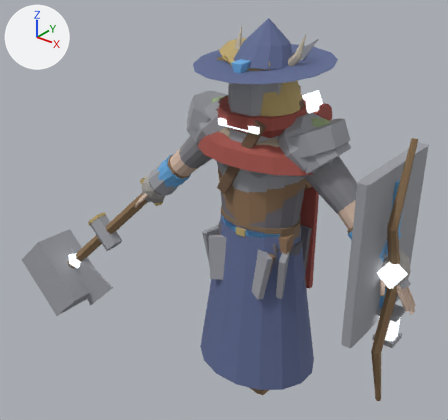
Before and after pictures for a commit that changed the glTF model art/creator/humanoid_heavy/export/humanoid_heavy_feminine.glb.
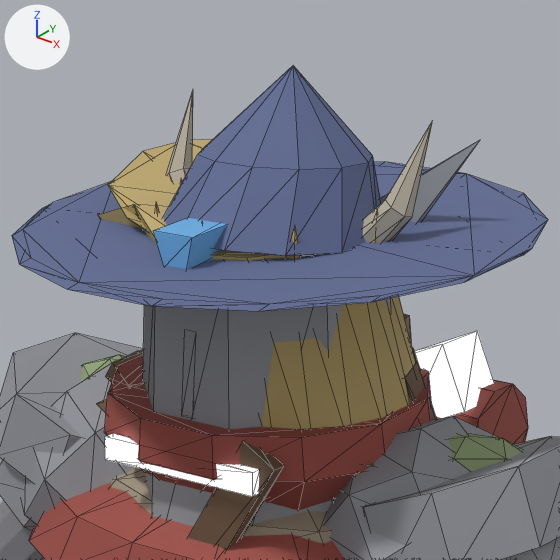
Old and new are each drawn whole from a camera (50 mm lens) standing at (1.83, -2.61, 2.66) and looking at (-0.36, 0.12, 0.96) and again close up on the part from 42% to 76% of the width and 0% to 36% of the height. Arrows for +X, +Y and +Z are at upper left; the lights stay in place. The last two pictures show the newer version. The close-ups show mesh edges as thin lines. Vertices at exactly the same position are counted once.

The scene before the commit, as lines of its bpy script (objects in view):
```python
me_part_face_eyepatch = bpy.data.meshes.new('part.face.eyepatch')
me_part_face_eyepatch.from_pydata(...)  # 40 vertices, 72 faces; spans x -0.251..0.369, y -0.182..0.205, z 1.652..1.795
me_part_face_eyepatch.materials.append(mat_cloth)
me_part_face_goggles = bpy.data.meshes.new('part.face.goggles')
me_part_face_goggles.from_pydata(...)  # 48 vertices, 84 faces; spans x -0.192..0.274, y -0.202..0.184, z 1.628..1.796
# faces by material slot: [60, 24]
me_part_face_goggles.materials.append(mat_cloth)
me_part_face_goggles.materials.append(mat_metal)
me_part_head_circlet = bpy.data.meshes.new('part.head.circlet')
me_part_head_circlet.from_pydata(...)  # 40 vertices, 72 faces; spans x -0.291..0.24, y -0.187..0.308, z 1.663..1.988
# faces by material slot: [60, 12]
me_part_head_circlet.materials.append(mat_metal)
me_part_head_circlet.materials.append(mat_emissive)
me_part_head_wide_hat = bpy.data.meshes.new('part.head.wide_hat')
me_part_head_wide_hat.from_pydata(...)  # 57 vertices, 106 faces; spans x -0.346..0.36, y -0.378..0.371, z 1.935..2.171
me_part_head_wide_hat.materials.append(mat_cloth)
ob_part_face_eyepatch = bpy.data.objects.new('part.face.eyepatch', me_part_face_eyepatch)
ob_part_face_eyepatch.location = (0.0, 0.0, 0.0)
ob_part_face_goggles = bpy.data.objects.new('part.face.goggles', me_part_face_goggles)
ob_part_face_goggles.location = (0.0, 0.0, 0.0)
ob_part_head_circlet = bpy.data.objects.new('part.head.circlet', me_part_head_circlet)
ob_part_head_circlet.location = (0.0, 0.0, 0.0)
ob_part_head_wide_hat = bpy.data.objects.new('part.head.wide_hat', me_part_head_wide_hat)
ob_part_head_wide_hat.location = (0.0, 0.0, 0.0)
# also in view: 'part.head.horns' at (0.0, 0.01, 2.0); 'part.shoulders.boulders' at (0.0, 0.03, 1.62); 'part.shoulders.pauldrons' at (0.0, 0.01, 1.57); 'part.shoulders.mantle' at (0.0, 0.0, 1.55); 'humanoid_heavy_feminine.001' at (0.0, -0.01, 0.98)
```
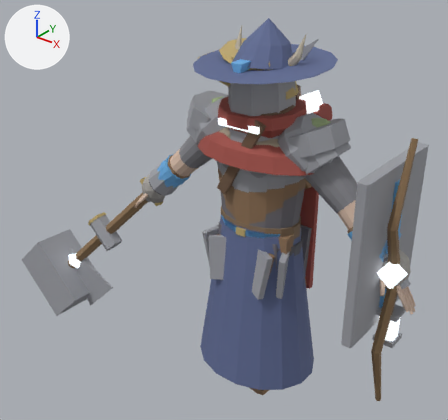
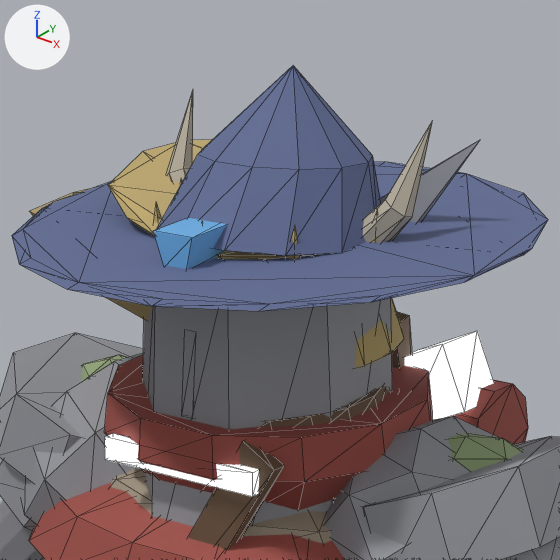
What differs and where, as boxes [x1, y1, x2, y2] in the close-ups (560 x 560 px):
```json
{"object": "part.head.circlet", "change": "reshaped", "before": [98, 204, 416, 429], "after": [29, 188, 404, 368], "on screen": "mostly hidden afterwards"}
{"object": "part.face.goggles", "change": "reshaped", "before": [97, 348, 436, 499], "after": [261, 386, 389, 427]}
{"object": "part.face.eyepatch", "change": "reshaped", "before": [105, 350, 440, 467], "on screen": "not visible afterwards"}
```

The change, as JSON lines over the scene's bpy script:
```json
{"block": "me_part_face_eyepatch", "where": "# used by ob_part_face_eyepatch; location = (0.0, 0.0, 0.0)"}
{"op": "remove", "block": "me_part_face_eyepatch", "code": "me_part_face_eyepatch.from_pydata(...)  # 40 vertices, 72 faces; spans x -0.251..0.369, y -0.182..0.205, z 1.652..1.795"}
{"op": "add", "block": "me_part_face_eyepatch", "code": "me_part_face_eyepatch.from_pydata(...)  # 40 vertices, 72 faces; spans x -0.104..0.201, y -0.175..0.198, z 1.709..1.799"}
{"block": "me_part_face_eyepatch", "change": "me_part_face_eyepatch part 1: the loose piece of 32 vertices spanning x -0.251..0.369, y -0.182..0.205, z 1.652..1.745 is rebuilt with 32 vertices and now spans x -0.104..0.201, y -0.175..0.198, z 1.709..1.744"}
{"block": "me_part_face_eyepatch", "change": "other edits to the shape of me_part_face_eyepatch do not show in these pictures"}
{"block": "me_part_face_goggles", "where": "# used by ob_part_face_goggles; location = (0.0, 0.0, 0.0)"}
{"op": "remove", "block": "me_part_face_goggles", "code": "me_part_face_goggles.from_pydata(...)  # 48 vertices, 84 faces; spans x -0.192..0.274, y -0.202..0.184, z 1.628..1.796"}
{"op": "add", "block": "me_part_face_goggles", "code": "me_part_face_goggles.from_pydata(...)  # 48 vertices, 84 faces; spans x -0.123..0.189, y -0.18..0.151, z 1.669..1.794"}
{"block": "me_part_face_goggles", "change": "me_part_face_goggles part 2: the loose piece of 32 vertices spanning x -0.192..0.274, y -0.202..0.184, z 1.628..1.78 is rebuilt with 32 vertices and now spans x -0.123..0.189, y -0.18..0.151, z 1.669..1.759"}
{"block": "me_part_face_goggles", "change": "other edits to the shape of me_part_face_goggles do not show in these pictures"}
{"block": "me_part_head_circlet", "where": "# used by ob_part_head_circlet; location = (0.0, 0.0, 0.0)"}
{"op": "remove", "block": "me_part_head_circlet", "code": "me_part_head_circlet.from_pydata(...)  # 40 vertices, 72 faces; spans x -0.291..0.24, y -0.187..0.308, z 1.663..1.988"}
{"op": "add", "block": "me_part_head_circlet", "code": "me_part_head_circlet.from_pydata(...)  # 40 vertices, 72 faces; spans x -0.4..0.172, y -0.227..0.271, z 1.784..1.972"}
{"block": "me_part_head_circlet", "change": "me_part_head_circlet part 3: 32 of 40 vertices moved; they spanned x -0.291..0.24, y -0.187..0.308, z 1.663..1.988 and now span x -0.4..0.172, y -0.227..0.271, z 1.784..1.972; mean shift (-0.045, 0.003, 0.06); largest move (-0.278, 0.025, 1.873) -> (-0.4, 0.039, 1.947)"}
```
